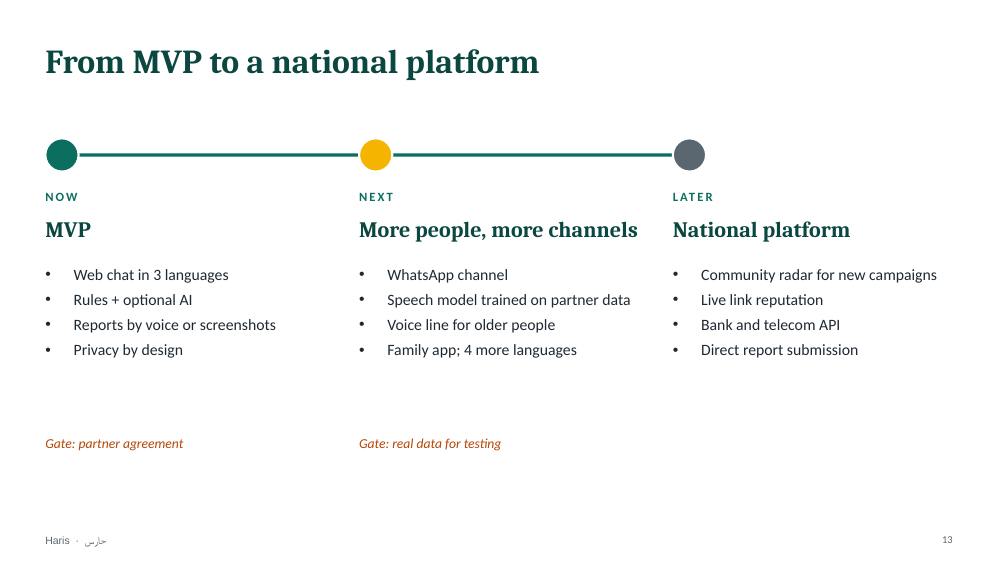
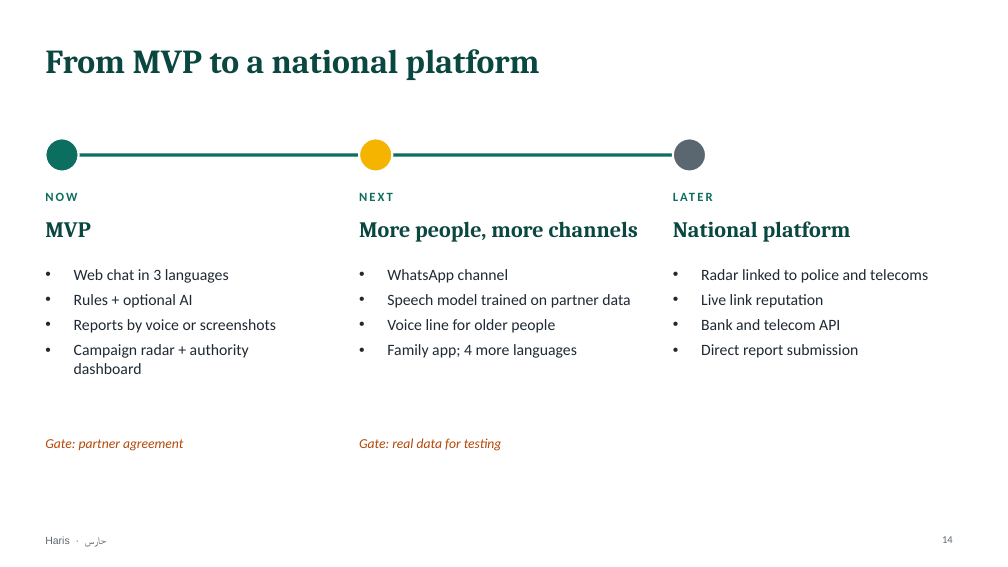
Before and after one commit to mohamedtorky2022/Haris, a slide deck: slide 14 of docs/Haris-presentation.pptx (slide 13 before the commit). Drawn at 1008x567 pixels with LibreOffice and Linux fonts; fonts in the diff are those of the drawing. Boxes give left, top, right and bottom in pixels: in the first picture for what was removed or moved away, otherwise in the second. Text is boxed around its words. In the diff, an @@ line names an element or a change of style, - is before the commit and + after.

```diff
--- a/docs/Haris-presentation.pptx
+++ b/docs/Haris-presentation.pptx
@@ text at [701,269,928,283]: text changed @@
-• Community radar for new campaigns
+• Radar linked to police and telecoms
@@ text at [74,344,249,374]: text changed @@
-• Privacy by design
+• Campaign radar + authority dashboard
@@ page number at [942,536,953,543]: text changed @@
-13
+14
```
Also in this commit, not shown: 2 other slides changed, 1 slide added, 15 other files.
